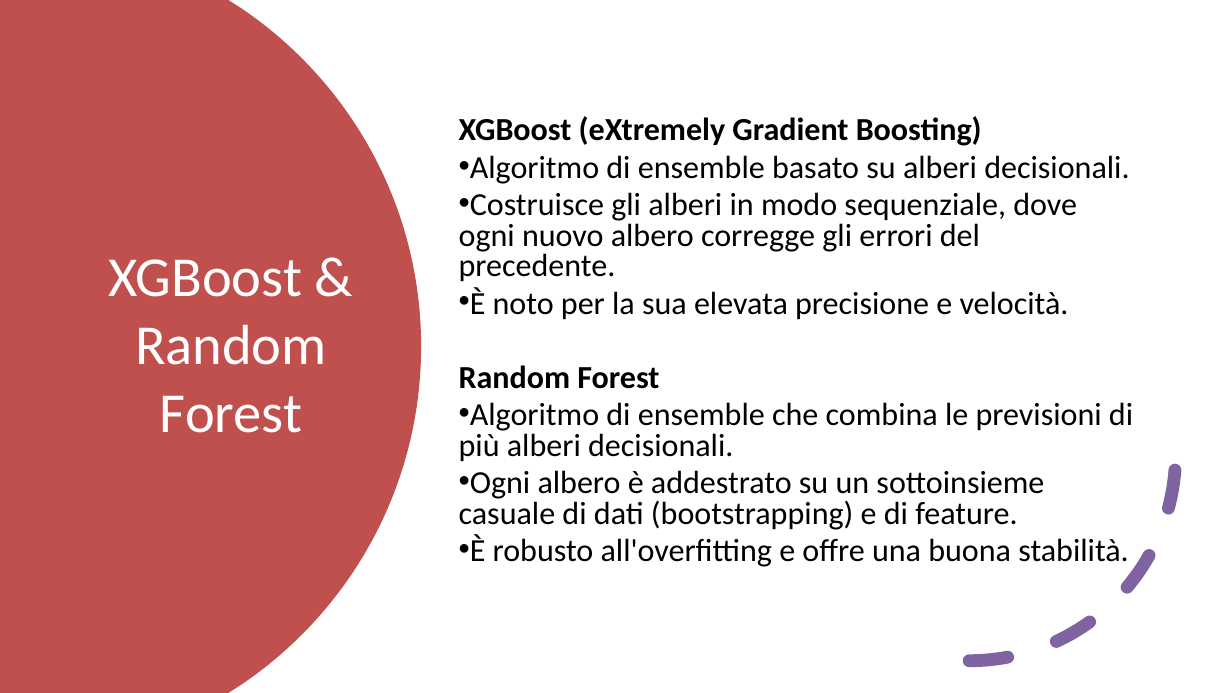
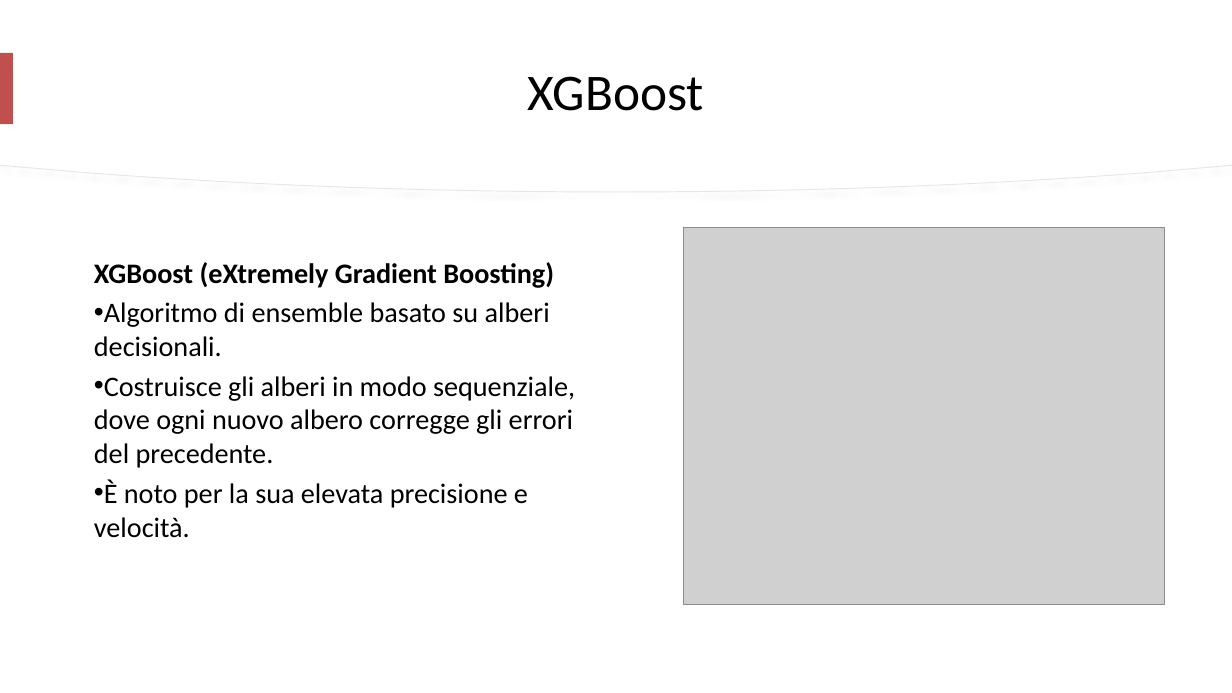
Before and after one commit to mtomas03/Thesis_Paper, a slide deck: slide 9 of Presentation.pptx (slide 8 before the commit). Drawn at 1232x693 pixels with LibreOffice and Linux fonts; fonts in the diff are those of the drawing; grey boxes stand for pictures. Boxes give left, top, right and bottom in pixels: in the first picture for what was removed or moved away, otherwise in the second. Text is boxed around its words. In the diff, an @@ line names an element or a change of style, - is before the commit and + after.

```diff
--- a/Presentation.pptx
+++ b/Presentation.pptx
@@ freeform shape removed at (x1=0, y1=0, x2=421, y2=693) @@
@@ freeform shape added at (x1=0, y1=0, x2=1232, y2=192), fill #FFFFFF, outline #E6E6E6 0.75 pt @@
@@ freeform shape added at (x1=0, y1=0, x2=1232, y2=191), fill #FFFFFF @@
@@ rectangle added at (x1=0, y1=53, x2=13, y2=124), fill #C0504D @@
@@ title at (x1=528, y1=76, x2=704, y2=111): text changed; size 44 to 40 pt; text colour #FFFFFF to #000000 @@
-XGBoost & Random Forest
+XGBoost
@@ picture added at (x1=683, y1=227, x2=1164, y2=604) @@
@@ text "XGBoost (eXtremely Gradient Boosting)" moved from (x1=459, y1=116, x2=1133, y2=567) to (x1=94, y1=262, x2=575, y2=538) @@
@@ text "XGBoost (eXtremely Gradient Boosting)" at (x1=94, y1=262, x2=575, y2=538): size 25 to 22 pt; line spacing 0.8 to 1; vertical alignment middle to top @@
@@ arc (boxed as its full ellipse) removed at (x1=763, y1=249, x2=1176, y2=662) @@
@@ text at (x1=459, y1=365, x2=1133, y2=567): paragraphs removed @@
-Random Forest
-• Algoritmo di ensemble che combina le previsioni di più alberi decisionali.
-• Ogni albero è addestrato su un sottoinsieme casuale di dati (bootstrapping) e di feature.
-• È robusto all'overfitting e offre una buona stabilità.
```
Also in this commit, not shown: 10 other slides changed, 8 slides added.
